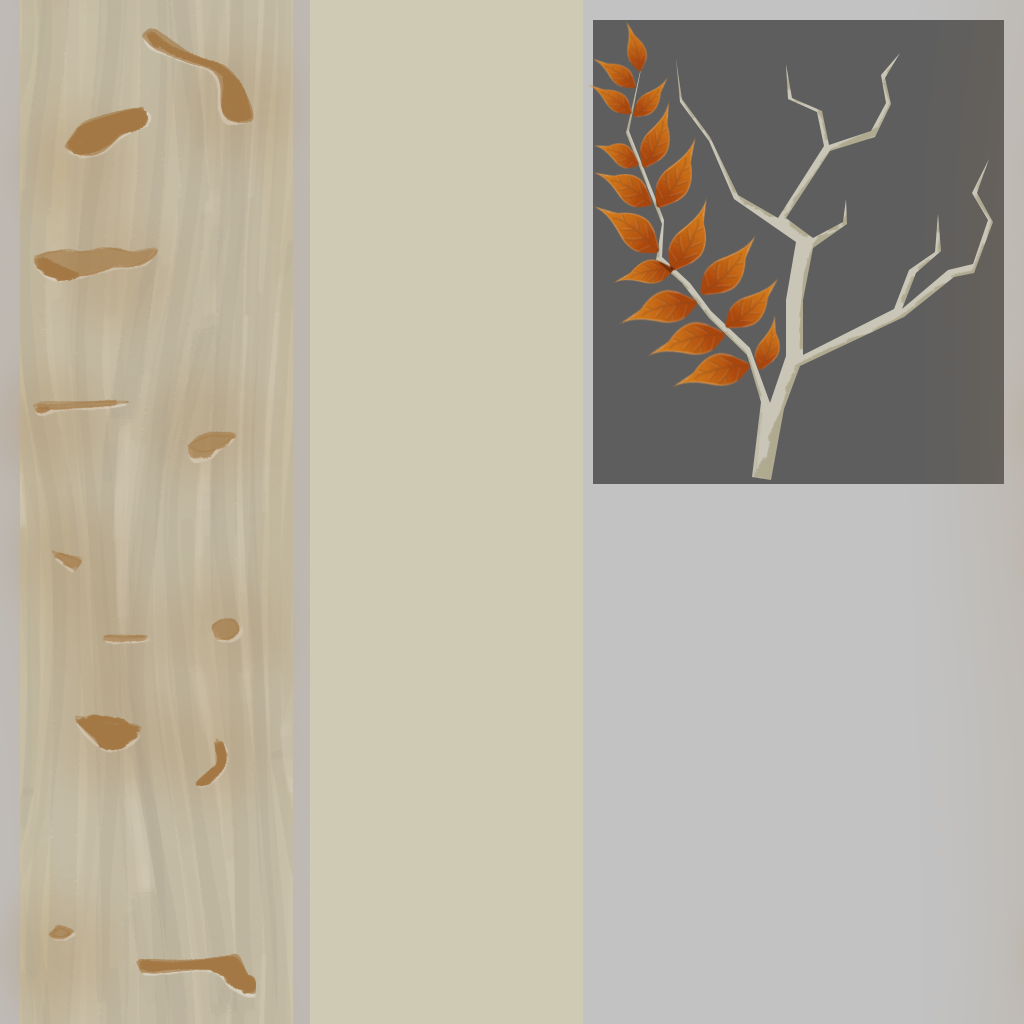
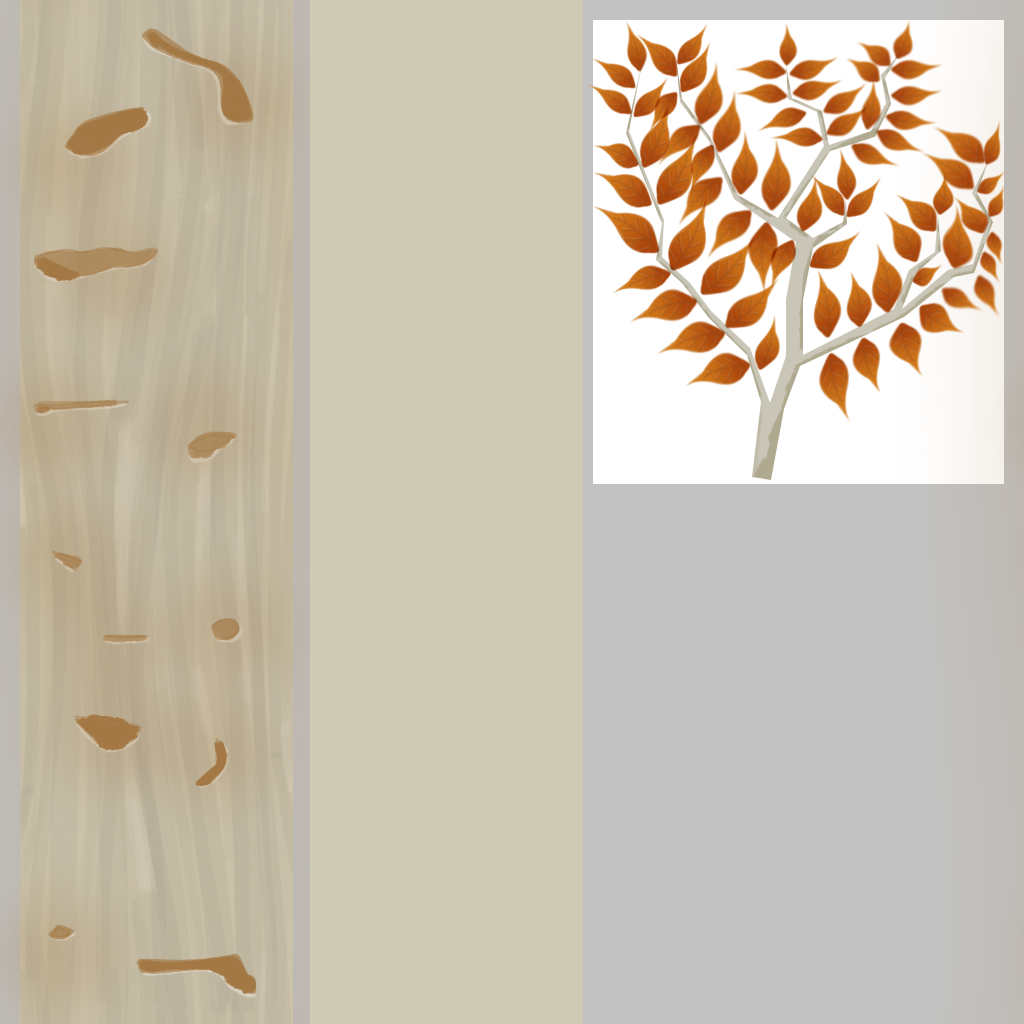
Before/after of a (1024, 1024) layered artwork. What changed in the layer stack:
added layer "Copiar de Pintar camada 7" (1st of 75, in "Folhas") (multiply) in group "Folhas" over [640, 64, 768, 256]
painted on "Copiar de Pintar camada 7" (2nd of 75, in "Folhas") over [593, 20, 704, 320]
added layer "Copiar de Pintar camada 7" (17th of 75, in "Folhas") (multiply) in group "Folhas" over [768, 64, 960, 256]
added layer "Copiar de Pintar camada 7" (26th of 75, in "Folhas") (multiply) in group "Folhas" over [768, 64, 896, 256]
added layer "Copiar de Pintar camada 7" (27th of 75, in "Folhas") (multiply) in group "Folhas" over [768, 128, 960, 320]
painted on "Copiar de Pintar camada 7" (33rd of 75, in "Folhas") over [640, 64, 832, 320]
added layer "Copiar de Pintar camada 7" (38th of 75, in "Folhas") (multiply) in group "Folhas" over [640, 128, 832, 320]
added layer "Copiar de Pintar camada 7" (40th of 75, in "Folhas") (multiply) in group "Folhas" over [640, 20, 832, 192]
added layer "Copiar de Pintar camada 7" (41st of 75, in "Folhas") (multiply) in group "Folhas" over [640, 20, 832, 192]
added layer "Copiar de Pintar camada 7" (42nd of 75, in "Folhas") (multiply) in group "Folhas" over [593, 128, 768, 320]
added layer "Copiar de Pintar camada 7" (43rd of 75, in "Folhas") (multiply) in group "Folhas" over [593, 128, 768, 320]
added layer "Copiar de Pintar camada 7" (49th of 75, in "Folhas") (multiply) in group "Folhas" over [768, 192, 960, 320]
painted on "Copiar de Pintar camada 7" (50th of 75, in "Folhas") over [640, 256, 832, 448]
painted on "Copiar de Pintar camada 7" (51st of 75, in "Folhas") over [593, 256, 768, 448]
added layer "Copiar de Pintar camada 7" (71st of 75, in "Folhas") (multiply) in group "Folhas" over [704, 256, 896, 448]
added layer "Copiar de Pintar camada 7" (73rd of 75, in "Folhas") (multiply) in group "Folhas" over [640, 128, 832, 320]
hid "Pintar camada 6" over [593, 20, 1006, 484]
…and 47 more changes (46 added, 1 painted)